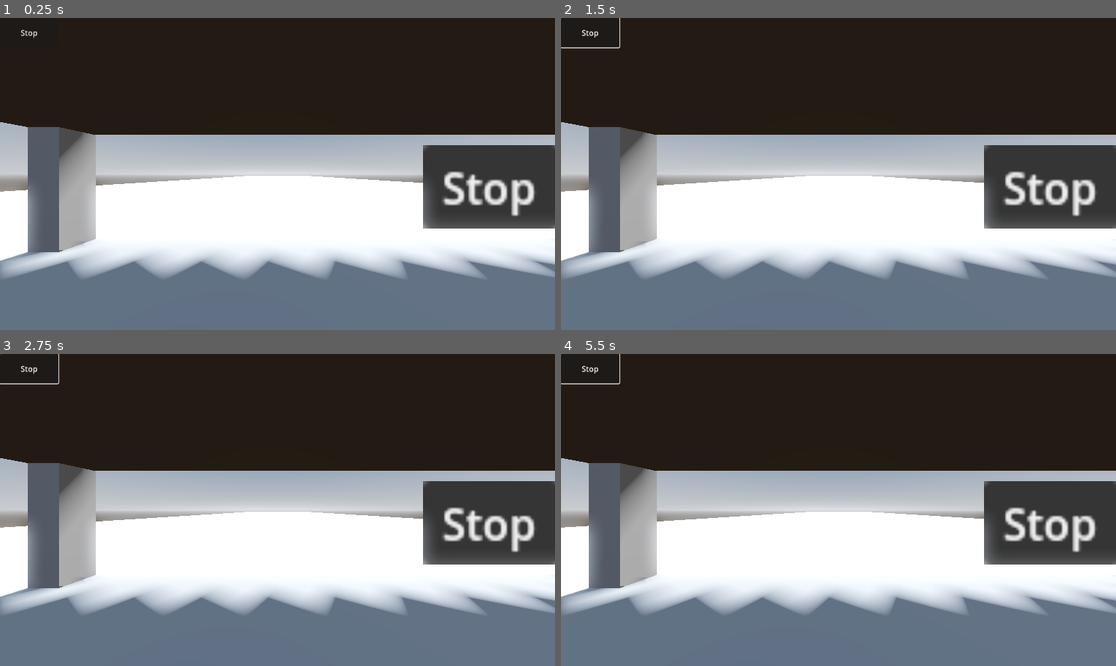
Above: before the commit, frames 1-4 (two rows, left to right).
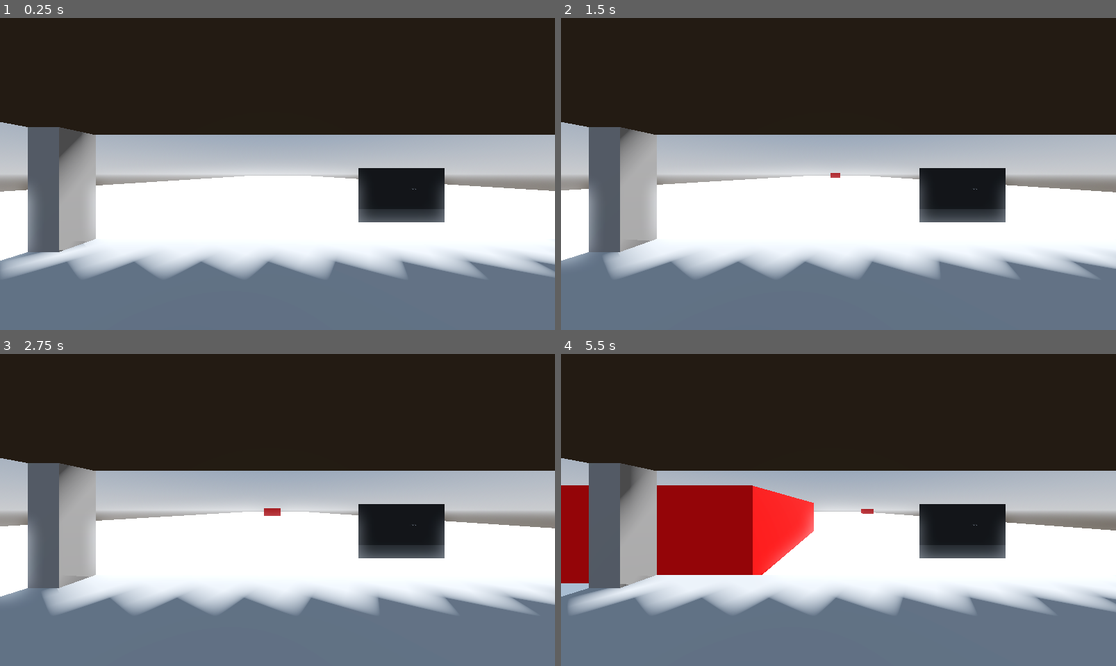
Above: after the commit, the same moments.

Repository: gmjtheeuwen/OwnTheRoad
Game: Godot game, scene res://scenes/main.tscn
Same seed, same stepped clock (60 frames per second), same inputs: the game is played once before the commit and once after it.
Inputs (mouse positions are in pixels of both pictures, inside the frame that each line leads up to):
- Up to frame 1 (0.25 s): no input
- Up to frame 2 (1.5 s): click (588, 33) at 0.5 s, where only the run before the commit has a clickable "Stop"; tap Enter at 1.25 s; move the mouse to (960, 158) at 1.27 s; hold Right (ui_right) from 1.28 s (still down); click (960, 158) at 1.42 s
- Up to frame 3 (2.75 s): move the mouse to (166, 525) at 2.02 s; release Right (ui_right) at 2.03 s; hold Left (ui_left) from 2.03 s (still down); click (166, 525) at 2.17 s
- Up to frame 4 (5.5 s): move the mouse to (894, 441) at 2.77 s; release Left (ui_left) at 2.78 s; hold Right (ui_right) 2.78-4.28 s; click (894, 441) at 2.92 s; move the mouse to (810, 572) at 3.52 s; click (810, 572) at 3.67 s; move the mouse to (1005, 556) at 4.27 s; hold Left (ui_left) from 4.28 s (still down); click (1005, 556) at 4.42 s; move the mouse to (672, 463) at 5.02 s; click (672, 463) at 5.17 s

The runs differ from the first frame. In frame 1, 8.1% of the frame differs, in the area x 3-100%, y 3-68%; in frame 2, 13%; in frame 3, 13%; in frame 4, 19%, in the area x 0-100%, y 0-84%.

Commit message:
3D button for stopping player car
Changed the signalling to the autoload script so that it can be affected globally

Diff:
--- /dev/null
+++ b/scenes/Stop_car_button.tscn
@@ -0,0 +1,35 @@
+[gd_scene load_steps=7 format=3 uid="uid://dy6gi6kd87mfu"]
+
+[ext_resource type="PackedScene" uid="uid://bmugmxiijvmk7" path="res://scenes/stop_car_ui.tscn" id="1_esdex"]
+[ext_resource type="Script" uid="uid://cy6cay6c5xtit" path="res://scripts/stop_car_button.gd" id="1_xqn1n"]
+
+[sub_resource type="ViewportTexture" id="ViewportTexture_qqptl"]
+viewport_path = NodePath("SubViewport")
+
+[sub_resource type="StandardMaterial3D" id="StandardMaterial3D_706do"]
+resource_local_to_scene = true
+albedo_texture = SubResource("ViewportTexture_qqptl")
+
+[sub_resource type="PlaneMesh" id="PlaneMesh_xqn1n"]
+resource_local_to_scene = true
+material = SubResource("StandardMaterial3D_706do")
+size = Vector2(1, 1)
+
+[sub_resource type="BoxShape3D" id="BoxShape3D_qqptl"]
+size = Vector3(1, 1, 0.01)
+
+[node name="StopCarButton" type="StaticBody3D"]
+script = ExtResource("1_xqn1n")
+
+[node name="MeshInstance3D" type="MeshInstance3D" parent="."]
+transform = Transform3D(1, 0, 0, 0, -4.371139e-08, -1, 0, 1, -4.371139e-08, 0, 0, 0)
+mesh = SubResource("PlaneMesh_xqn1n")
+
+[node name="CollisionShape3D" type="CollisionShape3D" parent="."]
+shape = SubResource("BoxShape3D_qqptl")
+
+[node name="SubViewport" type="SubViewport" parent="."]
+
+[node name="StopCarUI" parent="SubViewport" instance=ExtResource("1_esdex")]
+
+[connection signal="stop_button_pressed" from="SubViewport/StopCarUI" to="." method="_on_stop_car_ui_stop_button_pressed"]
--- a/scenes/main.tscn
+++ b/scenes/main.tscn
@@ -3,7 +3,7 @@
 [ext_resource type="Script" uid="uid://blc7hueu1wfk1" path="res://scripts/main.gd" id="1_ig7tw"]
 [ext_resource type="PackedScene" uid="uid://k7ggvl3b5sxu" path="res://scenes/car.tscn" id="2_0xm2m"]
 [ext_resource type="PackedScene" uid="uid://dspuk2sfm2owv" path="res://scenes/player_car.tscn" id="3_h2yge"]
-[ext_resource type="PackedScene" uid="uid://bmugmxiijvmk7" path="res://scenes/stopcar.tscn" id="4_jyhfs"]
+[ext_resource type="PackedScene" uid="uid://dy6gi6kd87mfu" path="res://scenes/Stop_car_button.tscn" id="4_jyhfs"]
 
 [sub_resource type="ProceduralSkyMaterial" id="ProceduralSkyMaterial_0xm2m"]
 sky_horizon_color = Color(0.66224277, 0.6717428, 0.6867428, 1)
@@ -34,8 +34,8 @@
 [node name="Player" parent="." instance=ExtResource("3_h2yge")]
 maxSpeed = 5.0
 
-[node name="Stopcar" parent="Player" instance=ExtResource("4_jyhfs")]
-transform = Transform3D(1, 0, 0, 0, 1, 0, 0, 0, 1, 0.5931243, 0.701237, -1.980652)
+[node name="StopCarButton" parent="Player" instance=ExtResource("4_jyhfs")]
+transform = Transform3D(0.36542994, 0, 0, 0, 0.22995757, 0, 0, 0, 1, 0.3258847, 0.65889907, -2.0611901)
 
 [node name="Environment" type="Node3D" parent="."]
 
@@ -50,6 +50,4 @@
 [node name="SpawnTimer" type="Timer" parent="."]
 autostart = true
 
-[connection signal="stop_button_pressed" from="Player/Stopcar" to="." method="_on_stopcar_stop_button_pressed"]
-[connection signal="stop_button_pressed" from="Player/Stopcar" to="Player" method="_on_stopcar_stop_button_pressed"]
 [connection signal="timeout" from="SpawnTimer" to="." method="spawnCar"]
--- /dev/null
+++ b/scenes/stop_car_ui.tscn
@@ -0,0 +1,16 @@
+[gd_scene load_steps=2 format=3 uid="uid://bmugmxiijvmk7"]
+
+[ext_resource type="Script" uid="uid://b8wlcu7v1jvek" path="res://scripts/stop_car_ui.gd" id="1_krml4"]
+
+[node name="StopCarUI" type="Control"]
+layout_mode = 3
+anchors_preset = 0
+script = ExtResource("1_krml4")
+
+[node name="StopButton" type="Button" parent="."]
+layout_mode = 0
+offset_right = 650.0
+offset_bottom = 387.0
+text = "Stop"
+
+[connection signal="pressed" from="StopButton" to="." method="_on_stop_button_pressed"]
--- a/scenes/stopcar.tscn
+++ /dev/null
@@ -1,44 +0,0 @@
-[gd_scene load_steps=3 format=3 uid="uid://bmugmxiijvmk7"]
-
-[ext_resource type="Script" uid="uid://b8wlcu7v1jvek" path="res://scripts/stopcar.gd" id="1_wghnu"]
-
-[sub_resource type="ViewportTexture" id="ViewportTexture_il64d"]
-viewport_path = NodePath("Sprite3D/SubViewport")
-
-[node name="Stopcar" type="Node3D"]
-script = ExtResource("1_wghnu")
-
-[node name="Sprite3D" type="Sprite3D" parent="."]
-texture = SubResource("ViewportTexture_il64d")
-
-[node name="SubViewport" type="SubViewport" parent="Sprite3D"]
-size = Vector2i(50, 31)
-
-[node name="Control" type="Control" parent="Sprite3D/SubViewport"]
-layout_mode = 3
-anchors_preset = 0
-offset_right = 40.0
-offset_bottom = 40.0
-
-[node name="StopButton" type="Button" parent="Sprite3D/SubViewport/Control"]
-layout_mode = 0
-offset_right = 50.0
-offset_bottom = 31.0
-text = "Stop"
-
-[node name="CanvasLayer" type="CanvasLayer" parent="."]
-
-[node name="Control2" type="Control" parent="CanvasLayer"]
-layout_mode = 3
-anchors_preset = 0
-offset_right = 40.0
-offset_bottom = 40.0
-
-[node name="StopButton" type="Button" parent="CanvasLayer/Control2"]
-layout_mode = 0
-offset_right = 121.0
-offset_bottom = 61.0
-text = "Stop"
-
-[connection signal="pressed" from="Sprite3D/SubViewport/Control/StopButton" to="." method="_on_stop_button_pressed"]
-[connection signal="pressed" from="CanvasLayer/Control2/StopButton" to="." method="_on_stop_button_pressed"]
--- a/scripts/car.gd
+++ b/scripts/car.gd
@@ -5,15 +5,13 @@
 var playerCarStopped = false
 
 func _ready() -> void:
-	GameEvents.stop_button_pressed.connect(onStopPressed)
+	GameEvents.stop_button_pressed.connect(on_stop_pressed)
 
 func _process(delta: float) -> void:
 	MoveObstacleCars(delta)
 
 func MoveObstacleCars(delta) -> void:
-
-	if not playerCarStopped:
 		position.z += speed * delta
 
-func onStopPressed() -> void:
+func on_stop_pressed() -> void:
 	playerCarStopped = true
--- a/scripts/main.gd
+++ b/scripts/main.gd
@@ -10,6 +10,8 @@
 var playerCarStopped = false
 
 func _ready() -> void:
+	GameEvents.stop_button_pressed.connect(on_stop_pressed)
+
 	for i in range(0,poolSize):
 		var carNode = car.instantiate()
 		carNode.name = "Car_%s" % i
@@ -31,7 +33,5 @@
 		carToSpawn.process_mode = Node.PROCESS_MODE_INHERIT
 
 
-
-func _on_stopcar_stop_button_pressed() -> void:
-	GameEvents.stop_button_pressed.emit()
+func on_stop_pressed() -> void:
 	playerCarStopped = true
--- a/scripts/player.gd
+++ b/scripts/player.gd
@@ -4,6 +4,9 @@
 @export var turnSpeed = 0.2
 var velocityX = 0.0
 var carIsActive = true
+
+func _ready() -> void:
+	GameEvents.stop_button_pressed.connect(on_stop_pressed)
 
 func _physics_process(delta: float) -> void:
 	if !is_on_floor():
@@ -15,7 +18,5 @@
 		position.x += velocityX * delta
 		move_and_slide()
 
-
-
-func _on_stopcar_stop_button_pressed() -> void:
+func on_stop_pressed() -> void:
 	carIsActive = false
--- /dev/null
+++ b/scripts/stop_car_button.gd
@@ -0,0 +1,23 @@
+extends StaticBody3D
+class_name StopButton
+
+@onready var meshInstance3D: MeshInstance3D = $MeshInstance3D
+@onready var subViewport: SubViewport = $SubViewport
+
+func _ready() -> void:
+	input_event.connect(_on_input_event)
+
+
+func _on_input_event(camera: Camera3D, event: InputEvent, event_position: Vector3, normal: Vector3, shape_idx: int) -> void:
+	var mouse3D = meshInstance3D.global_transform.affine_inverse() * event_position
+	var calculate2DPosition = Vector2(mouse3D.x, mouse3D.z)
+
+	var planeSize = meshInstance3D.mesh.size
+	calculate2DPosition += planeSize / 2
+	calculate2DPosition /= planeSize
+
+	var mouse2D = calculate2DPosition * Vector2(subViewport.size)
+
+	event.position = mouse2D
+
+	subViewport.push_input(event)
--- /dev/null
+++ b/scripts/stop_car_ui.gd
@@ -0,0 +1,15 @@
+extends Control
+
+@onready var stopButton
+
+signal stop_button_pressed
+
+func _ready() -> void:
+	#stopButton.pressed.connect(_on_stop_button_pressed)
+	pass
+
+func _on_stop_button_pressed() -> void:
+	#emit_signal("stop_button_pressed")
+	GameEvents.stop_button_pressed.emit()
+	print("Stop button pressed")
+	pass # Replace with function body.
--- a/scripts/stopcar.gd
+++ /dev/null
@@ -1,11 +0,0 @@
-extends Node3D
-
-@onready var stopButton
-
-signal stop_button_pressed
-
-
-func _on_stop_button_pressed() -> void:
-	emit_signal("stop_button_pressed")
-	print("Stop button pressed")
-	pass # Replace with function body.
Not shown, added: scripts/stop_car_button.gd.uid
Renamed: scripts/stopcar.gd.uid -> scripts/stop_car_ui.gd.uid
